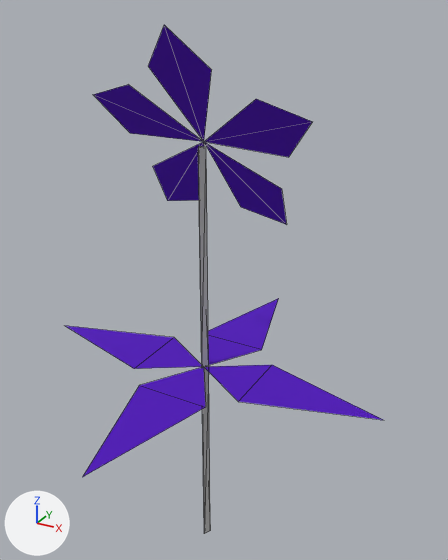
Two versions of the OBJ model DirectX Project/DirectX Project/Models/Bamboo 0.obj, one commit apart.
Both versions are drawn from a 50 mm camera at (3.78, -6.29, 7.51) aimed at (0.14, 0.34, 4.2). Lighting does not change. The marker at lower left points along +X, +Y and +Z. Mesh edges are drawn as thin lines. Where no turn or scale is listed for an object, it has been applied to the vertices. Vertices at the same position are counted once.

Names of what the first picture shows: 'Bamboo 0'.
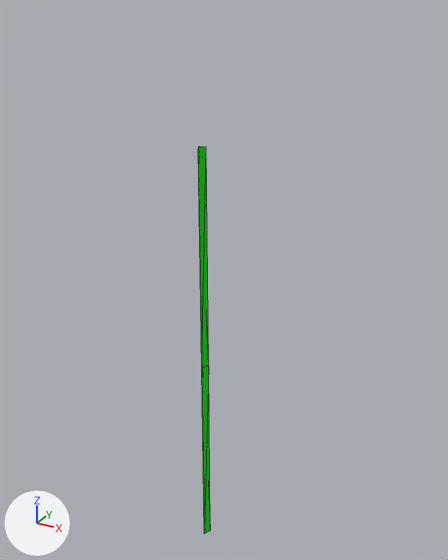
Where the change shows, as pixel boxes [x1, y1, x2, y2] in the pictures (448 x 560 px):
'Bamboo 0', recoloured, reshaped (grey to green, 96% narrower, 24% shorter): before [66, 25, 383, 534]; after [198, 146, 210, 534]
part 1 of me_bamboo_0, deleted (purple): before [66, 298, 383, 477]
part 2 of me_bamboo_0, deleted (purple): before [153, 99, 312, 225]
part 3 of me_bamboo_0, deleted (purple): before [148, 25, 211, 141]
part 4 of me_bamboo_0, deleted (purple): before [93, 85, 204, 142]

The edits, one by one:
Material 'stemMat' (mat_stemmat) changes colour from grey #bcbcbc to green #00e700; in linear values from (0.5, 0.5, 0.5) to (0.0, 0.8, 0.0).
me_bamboo_0 has 40 vertices, 30 faces and spans x -2.5..2.5, y -2.5..2.5, z 0.0..7.35.
me_bamboo_0 is used by ob_bamboo_0; location (0.0, 0.0, 0.0).
me_bamboo_0 part 1: the loose piece of 13 vertices spanning x -2.5..2.5, y -2.5..2.5, z 3.0 is deleted.
me_bamboo_0 part 2: the loose piece of 10 vertices spanning x -0.94..1.43, y -0.25..0.71, z 4.97..6.63 is deleted.
me_bamboo_0 part 3: the loose piece of 4 vertices spanning x -0.4..0.4, y -0.66..0.09, z 6.05..7.35 is deleted.
me_bamboo_0 part 4: the loose piece of 4 vertices spanning x -1.39..0.0, y -0.29..0.09, z 6.05..6.7 is deleted.
me_bamboo_0 no longer uses material mat_petalmat (purple #5000bc).
me_bamboo_0 no longer uses material mat_leafmat (purple #5000bc).
